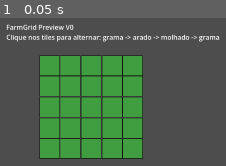
Above: before the commit, frame 1.
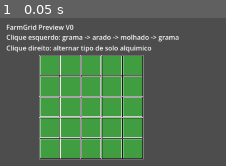
Above: after the commit, the same moment.

Repository: LeandroSatsuki/Cauldron-Crops
Game: Godot game, scene res://Scenes/dev/FarmGridPreview.tscn
The game is run twice, just before and just after one commit, with the same random seed, the same clock (stepped at 60 frames per second) and the same inputs. This scene is started directly instead of the project's main scene.
Inputs:
- Up to frame 1 (0.05 s): no input

The runs differ from the first frame. In frame 1, 9.9% of the frame differs, in the area x 2-97%, y 10-96%.

Commit message:
dev: adiciona tipos de solo ao farm grid preview

Diff:
--- a/Scenes/dev/FarmGridPreview.tscn
+++ b/Scenes/dev/FarmGridPreview.tscn
@@ -12,5 +12,5 @@
 [node name="InfoLabel" type="Label" parent="."]
 position = Vector2(20, 44)
 size = Vector2(520, 48)
-text = "Clique nos tiles para alternar: grama -> arado -> molhado -> grama"
+text = "Clique esquerdo: grama -> arado -> molhado -> grama\nClique direito: alternar tipo de solo alquimico"
 autowrap_mode = 3
--- a/Scripts/dev/FarmGridPreview.gd
+++ b/Scripts/dev/FarmGridPreview.gd
@@ -23,7 +23,8 @@
 				continue
 
 			var rect: Rect2 = _obter_rect_tile(position)
-			draw_rect(rect, _obter_cor_estado(tile.tile_state), true)
+			draw_rect(rect, _get_tile_state_color(tile.tile_state), true)
+			draw_rect(rect, _get_soil_type_color(tile.soil_type), false, 3.0)
 			draw_rect(rect, Color(0.08, 0.08, 0.08, 1.0), false, 1.0)
 
 func _unhandled_input(event: InputEvent) -> void:
@@ -33,18 +34,36 @@
 		return
 
 	var mouse_button_event: InputEventMouseButton = event
-	if mouse_button_event.button_index != MOUSE_BUTTON_LEFT or not mouse_button_event.pressed:
+	if not mouse_button_event.pressed:
 		return
 
 	var local_mouse_position: Vector2 = to_local(mouse_button_event.position)
-	var tile_position: Vector2i = _obter_posicao_tile(local_mouse_position)
+	var tile_position: Vector2i = _get_grid_position_from_local_position(local_mouse_position)
 	if tile_position == Vector2i(-1, -1):
+		return
+
+	if not grid_manager.has_tile(tile_position):
 		return
 
 	var tile: FarmTileData = grid_manager.get_tile(tile_position)
 	if tile == null:
 		return
 
+	if mouse_button_event.button_index == MOUSE_BUTTON_LEFT:
+		_advance_tile_state(tile)
+		grid_manager.set_tile(tile_position, tile)
+		queue_redraw()
+		print("FarmGridPreview: tile (%d, %d) mudou para %s" % [tile_position.x, tile_position.y, _get_tile_state_name(tile.tile_state)])
+		return
+
+	if mouse_button_event.button_index == MOUSE_BUTTON_RIGHT:
+		_advance_soil_type(tile)
+		grid_manager.set_tile(tile_position, tile)
+		queue_redraw()
+		print("FarmGridPreview: tile (%d, %d) mudou solo para %s" % [tile_position.x, tile_position.y, _get_soil_type_name(tile.soil_type)])
+		return
+
+func _advance_tile_state(tile: FarmTileData) -> void:
 	var novo_estado: FarmTileData.TileState = tile.tile_state
 	match tile.tile_state:
 		FarmTileData.TileState.GRAMA:
@@ -57,9 +76,28 @@
 			return
 
 	tile.tile_state = novo_estado
-	grid_manager.set_tile(tile_position, tile)
-	queue_redraw()
-	print("FarmGridPreview: tile (%d, %d) mudou para %s" % [tile_position.x, tile_position.y, _obter_nome_estado(novo_estado)])
+
+func _advance_soil_type(tile: FarmTileData) -> void:
+	var novo_soil_type: FarmTileData.SoilType = tile.soil_type
+	match tile.soil_type:
+		FarmTileData.SoilType.COMUM:
+			novo_soil_type = FarmTileData.SoilType.ENCANTADO
+		FarmTileData.SoilType.ENCANTADO:
+			novo_soil_type = FarmTileData.SoilType.SOMBRIO
+		FarmTileData.SoilType.SOMBRIO:
+			novo_soil_type = FarmTileData.SoilType.GELADO
+		FarmTileData.SoilType.GELADO:
+			novo_soil_type = FarmTileData.SoilType.FLAMEJANTE
+		FarmTileData.SoilType.FLAMEJANTE:
+			novo_soil_type = FarmTileData.SoilType.LUNAR
+		FarmTileData.SoilType.LUNAR:
+			novo_soil_type = FarmTileData.SoilType.INSTAVEL
+		FarmTileData.SoilType.INSTAVEL:
+			novo_soil_type = FarmTileData.SoilType.COMUM
+		_:
+			novo_soil_type = FarmTileData.SoilType.COMUM
+
+	tile.soil_type = novo_soil_type
 
 func _obter_rect_tile(position: Vector2i) -> Rect2:
 	var passo: int = tile_size + tile_gap
@@ -79,7 +117,10 @@
 
 	return Vector2i(-1, -1)
 
-func _obter_cor_estado(tile_state: FarmTileData.TileState) -> Color:
+func _get_grid_position_from_local_position(local_position: Vector2) -> Vector2i:
+	return _obter_posicao_tile(local_position)
+
+func _get_tile_state_color(tile_state: FarmTileData.TileState) -> Color:
 	match tile_state:
 		FarmTileData.TileState.GRAMA:
 			return Color(0.25, 0.62, 0.25, 1.0)
@@ -94,7 +135,7 @@
 		_:
 			return Color(0.30, 0.30, 0.30, 1.0)
 
-func _obter_nome_estado(tile_state: FarmTileData.TileState) -> String:
+func _get_tile_state_name(tile_state: FarmTileData.TileState) -> String:
 	match tile_state:
 		FarmTileData.TileState.GRAMA:
 			return "GRAMA"
@@ -108,3 +149,41 @@
 			return "BLOQUEADO"
 		_:
 			return "DESCONHECIDO"
+
+func _get_soil_type_color(soil_type: FarmTileData.SoilType) -> Color:
+	match soil_type:
+		FarmTileData.SoilType.COMUM:
+			return Color(0.92, 0.92, 0.92, 1.0)
+		FarmTileData.SoilType.ENCANTADO:
+			return Color(0.58, 0.30, 0.78, 1.0)
+		FarmTileData.SoilType.SOMBRIO:
+			return Color(0.12, 0.12, 0.12, 1.0)
+		FarmTileData.SoilType.GELADO:
+			return Color(0.45, 0.80, 0.95, 1.0)
+		FarmTileData.SoilType.FLAMEJANTE:
+			return Color(0.95, 0.42, 0.12, 1.0)
+		FarmTileData.SoilType.LUNAR:
+			return Color(0.58, 0.46, 0.90, 1.0)
+		FarmTileData.SoilType.INSTAVEL:
+			return Color(0.95, 0.18, 0.72, 1.0)
+		_:
+			return Color(0.92, 0.92, 0.92, 1.0)
+
+func _get_soil_type_name(soil_type: FarmTileData.SoilType) -> String:
+	match soil_type:
+		FarmTileData.SoilType.COMUM:
+			return "COMUM"
+		FarmTileData.SoilType.ENCANTADO:
+			return "ENCANTADO"
+		FarmTileData.SoilType.SOMBRIO:
+			return "SOMBRIO"
+		FarmTileData.SoilType.GELADO:
+			return "GELADO"
+		FarmTileData.SoilType.FLAMEJANTE:
+			return "FLAMEJANTE"
+		FarmTileData.SoilType.LUNAR:
+			return "LUNAR"
+		FarmTileData.SoilType.INSTAVEL:
+			return "INSTAVEL"
+		_:
+			return "COMUM"
Not shown, added: Scripts/dev/FarmGridPreview.gd.uid
Not shown, changed: docs/CHANGELOG.md
Not shown, changed: docs/DECISIONS.md
Not shown, changed: docs/FARM_SYSTEM_V2.md
Not shown, changed: docs/ROADMAP.md
